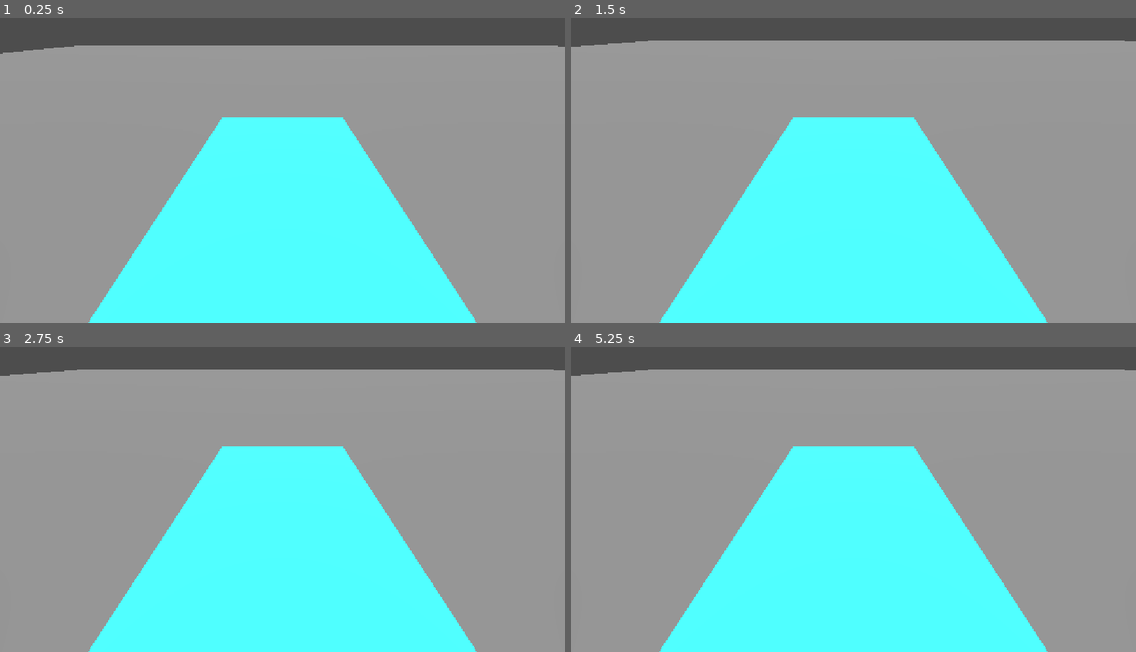
Above: before the commit, frames 1-4 (two rows, left to right).
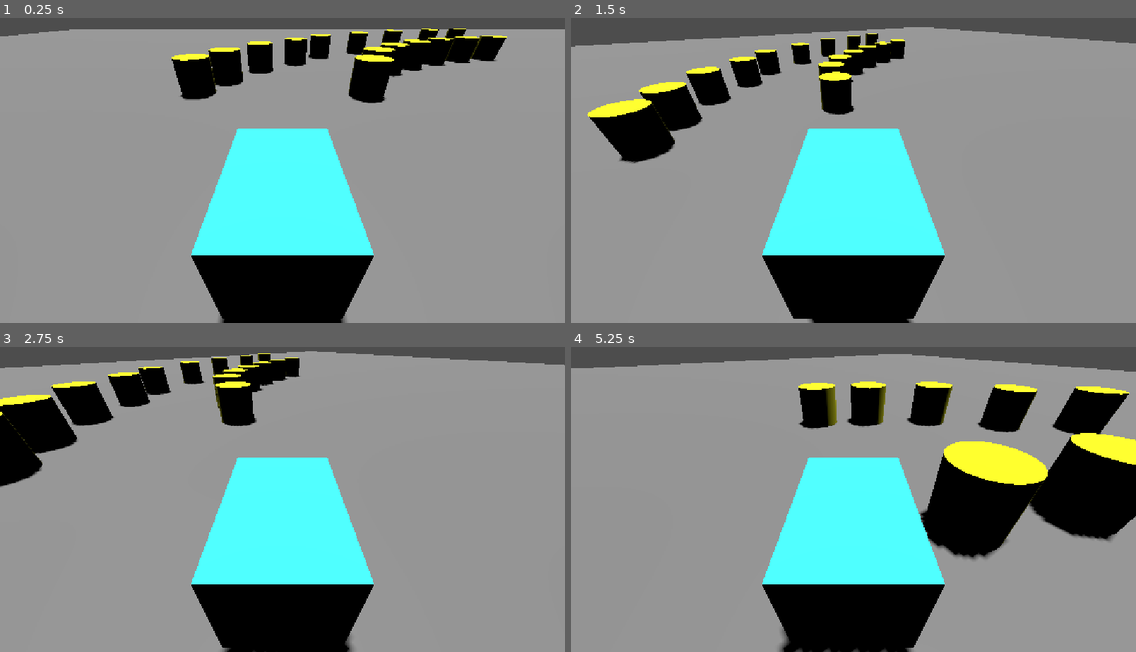
Above: after the commit, the same moments.

Repository: Xennozz/mk-like-project
Game: Godot game, scene res://main.tscn
Same seed, same stepped clock (60 frames per second), same inputs: the game is played once before the commit and once after it.
Inputs:
- Up to frame 1 (0.25 s): no input
- Up to frame 2 (1.5 s): hold D (steer_right, bound only after the commit) 0.53-1.28 s; hold Space (jump, bound only after the commit) 0.53-1.28 s; hold A (steer_left, bound only after the commit) from 1.28 s (still down); tap Space (jump, bound only after the commit) at 1.35 s
- Up to frame 3 (2.75 s): tap Space (jump, bound only after the commit) at 1.52, 1.82 s; release A (steer_left, bound only after the commit) at 2.03 s; hold D (steer_right, bound only after the commit) from 2.03 s (still down); hold Space (jump, bound only after the commit) from 2.03 s (still down)
- Up to frame 4 (5.25 s): release D (steer_right, bound only after the commit) at 2.78 s; release Space (jump, bound only after the commit) at 2.78 s; hold W (accelerate, bound only after the commit) 2.78-3.53 s; tap Space (jump, bound only after the commit) at 2.85, 3.02, 3.32, 4.35, 4.52, 4.82 s; hold Space (jump, bound only after the commit) 3.53-4.28 s; hold A (steer_left, bound only after the commit) from 3.53 s (still down); hold Space (jump, bound only after the commit) from 5.03 s (still down)

The runs differ from the first frame. In frame 1, 31% of the frame differs, in the area x 0-100%, y 3-100%; in frame 2, 29%; in frame 3, 30%; in frame 4, 38%, in the area x 0-100%, y 2-100%.

Commit message:
feat: implement basic kart drift

Diff:
--- a/kart.gd
+++ b/kart.gd
@@ -1,35 +1,74 @@
 extends CharacterBody3D
+
+enum DriftState {DRIVING, HOPPING, DRIFTING}
 
 @export var max_speed: float = 4.0
 @export var acceleration: float = 8.0
 @export var deceleration: float = 4.0
-@export var steering_speed: float = 25.0
-@export var fall_acceleration = 30.0
+@export var steering_speed: float = 60.0
+@export var drift_steering_speed: float = 100.0
+@export var fall_acceleration: float = 60.0
+@export var jump_impulse: float = 8.0
+@export_range(0.01, 1.0, 0.01) var drift_wide_turn_ratio: float = 0.5
+@export var drift_grip: float = 3.0
 
 var speed: float = 0.0
 var fall_speed: float = 0.0
+var drift_state := DriftState.DRIVING
+var drift_direction: float = 0.0
+var velocity_angle: float = 0.0
 
 
 func _physics_process(delta: float) -> void:
+	var grounded := is_on_floor()
+	var jump_held := Input.is_action_pressed("jump")
+	var steering := Input.get_axis("steer_right", "steer_left")
+
 	# Accelerate/decelerate
 	if Input.is_action_pressed("accelerate"):
 		speed = move_toward(speed, -max_speed, acceleration * delta)
 	else:
 		speed = move_toward(speed, 0, deceleration * delta)
 
-	# Fall
-	if is_on_floor():
-		fall_speed = 0.0
+	# Falling/Jumping
+	if grounded:
+		if Input.is_action_just_pressed("jump"):
+			fall_speed = jump_impulse
+			velocity_angle = atan2(global_basis.z.x, global_basis.z.z) # Current kart heading
+			drift_state = DriftState.HOPPING
+		else:
+			fall_speed = 0.0
 	else:
 		fall_speed -= fall_acceleration * delta
 
-	# Steering
-	var steering = Input.get_axis("steer_right", "steer_left")
-	rotate_y(steering * deg_to_rad(steering_speed) * delta)
+	if not jump_held or (drift_state == DriftState.DRIFTING and (not grounded or is_zero_approx(speed))):
+		drift_state = DriftState.DRIVING
+
+	# Rotate the heading of the kart
+	var turn_rate := steering * steering_speed
+	if drift_state == DriftState.DRIFTING:
+		var drift_input := steering * drift_direction
+		var turn_weight := (drift_input + 1.0) * 0.5
+		var wide_turn_speed := drift_steering_speed * drift_wide_turn_ratio
+		turn_rate = drift_direction * lerpf(wide_turn_speed, drift_steering_speed, turn_weight)
+	rotate_y(deg_to_rad(turn_rate) * delta)
+
+	# Rotate the course direction
+	var heading_angle := atan2(global_basis.z.x, global_basis.z.z) # Current kart heading
+	if drift_state == DriftState.DRIFTING:
+		velocity_angle = lerp_angle(velocity_angle, heading_angle, 1.0 - exp(-drift_grip * delta))
+	elif drift_state == DriftState.DRIVING:
+		velocity_angle = heading_angle
 
 	# Apply velocity
-	var forward = - global_basis.z
-	forward.y = 0.0
-	velocity = forward.normalized() * -speed
+	velocity = Vector3.FORWARD.rotated(Vector3.UP, velocity_angle) * -speed
 	velocity.y = fall_speed
 	move_and_slide()
+
+	# A held jump becomes a drift only once the hop lands while turning.
+	if drift_state == DriftState.HOPPING and is_on_floor():
+		if not is_zero_approx(speed) and not is_zero_approx(steering):
+			drift_direction = signf(steering)
+			drift_state = DriftState.DRIFTING
+		else:
+			drift_state = DriftState.DRIVING
--- a/main.tscn
+++ b/main.tscn
@@ -1,6 +1,7 @@
 [gd_scene format=3 uid="uid://berd07evqaa03"]
 
 [ext_resource type="PackedScene" uid="uid://b7u5rn57umkos" path="res://kart.tscn" id="1_ig7tw"]
+[ext_resource type="PackedScene" uid="uid://ctkjvdfwkuvv3" path="res://playground.tscn" id="2_0xm2m"]
 
 [sub_resource type="BoxMesh" id="BoxMesh_mjepr"]
 size = Vector3(60, 2, 60)
@@ -23,8 +24,10 @@
 transform = Transform3D(1, 0, 0, 0, 1, 0, 0, 0, 1, -4.1380663, 2, 0)
 
 [node name="Camera3D" type="Camera3D" parent="Kart" unique_id=1972730513]
-transform = Transform3D(1, 0, 0, 0, 0.8292747, 0.5588411, 0, -0.5588411, 0.8292747, 0, 1.13655, 0.9038503)
+transform = Transform3D(1, 0, 0, 0, 0.7976956, 0.6030603, 0, -0.6030603, 0.7976956, 0, 1.5771708, 1.3510509)
 
 [node name="DirectionalLight3D" type="DirectionalLight3D" parent="." unique_id=1727511453]
 transform = Transform3D(1, 0, 0, 0, -0.14262892, 0.98977625, 0, -0.98977625, -0.14262892, 0, 15.642, 4.928)
 shadow_enabled = true
+
+[node name="Playground" parent="." unique_id=593204105 instance=ExtResource("2_0xm2m")]
--- /dev/null
+++ b/playground.tscn
@@ -0,0 +1,80 @@
+[gd_scene format=3 uid="uid://ctkjvdfwkuvv3"]
+
+[sub_resource type="StandardMaterial3D" id="StandardMaterial3D_ig7tw"]
+albedo_color = Color(1, 1, 0.12156863, 1)
+
+[sub_resource type="CylinderMesh" id="CylinderMesh_5imyc"]
+material = SubResource("StandardMaterial3D_ig7tw")
+height = 1.0
+
+[node name="Playground" type="Node3D" unique_id=593204105]
+
+[node name="Cylinders" type="Node3D" parent="." unique_id=237524448]
+
+[node name="MeshInstance3D" type="MeshInstance3D" parent="Cylinders" unique_id=359481808]
+transform = Transform3D(1, 0, 0, 0, 1, 0, 0, 0, 1, -1.6621485, 0.5, -4.841561)
+mesh = SubResource("CylinderMesh_5imyc")
+
+[node name="MeshInstance3D2" type="MeshInstance3D" parent="Cylinders" unique_id=661476160]
+transform = Transform3D(1, 0, 0, 0, 1, 0, 0, 0, 1, -0.93536985, 0.5, -6.452293)
+mesh = SubResource("CylinderMesh_5imyc")
+
+[node name="MeshInstance3D3" type="MeshInstance3D" parent="Cylinders" unique_id=1037862009]
+transform = Transform3D(1, 0, 0, 0, 1, 0, 0, 0, 1, 0.09661329, 0.5, -7.5988293)
+mesh = SubResource("CylinderMesh_5imyc")
+
+[node name="MeshInstance3D4" type="MeshInstance3D" parent="Cylinders" unique_id=1253290783]
+transform = Transform3D(1, 0, 0, 0, 1, 0, 0, 0, 1, 1.3947304, 0.5, -8.523146)
+mesh = SubResource("CylinderMesh_5imyc")
+
+[node name="MeshInstance3D5" type="MeshInstance3D" parent="Cylinders" unique_id=2078862298]
+transform = Transform3D(1, 0, 0, 0, 1, 0, 0, 0, 1, 2.8984222, 0.5, -9.393707)
+mesh = SubResource("CylinderMesh_5imyc")
+
+[node name="MeshInstance3D6" type="MeshInstance3D" parent="Cylinders" unique_id=215208413]
+transform = Transform3D(1, 0, 0, 0, 1, 0, 0, 0, 1, 4.5095987, 0.5, -10.02679)
+mesh = SubResource("CylinderMesh_5imyc")
+
+[node name="MeshInstance3D7" type="MeshInstance3D" parent="Cylinders" unique_id=655516541]
+transform = Transform3D(1, 0, 0, 0, 1, 0, 0, 0, 1, 6.113779, 0.5, -10.471257)
+mesh = SubResource("CylinderMesh_5imyc")
+
+[node name="MeshInstance3D8" type="MeshInstance3D" parent="Cylinders" unique_id=778238732]
+transform = Transform3D(1, 0, 0, 0, 1, 0, 0, 0, 1, -6.685566, 0.5, -5.0694304)
+mesh = SubResource("CylinderMesh_5imyc")
+
+[node name="MeshInstance3D9" type="MeshInstance3D" parent="Cylinders" unique_id=1902700360]
+transform = Transform3D(1, 0, 0, 0, 1, 0, 0, 0, 1, -6.04483, 0.5, -6.368783)
+mesh = SubResource("CylinderMesh_5imyc")
+
+[node name="MeshInstance3D10" type="MeshInstance3D" parent="Cylinders" unique_id=546790300]
+transform = Transform3D(1, 0, 0, 0, 1, 0, 0, 0, 1, -5.0383453, 0.5, -7.9370894)
+mesh = SubResource("CylinderMesh_5imyc")
+
+[node name="MeshInstance3D11" type="MeshInstance3D" parent="Cylinders" unique_id=1157962964]
+transform = Transform3D(1, 0, 0, 0, 1, 0, 0, 0, 1, -3.5428941, 0.5, -9.361307)
+mesh = SubResource("CylinderMesh_5imyc")
+
+[node name="MeshInstance3D12" type="MeshInstance3D" parent="Cylinders" unique_id=84637684]
+transform = Transform3D(1, 0, 0, 0, 1, 0, 0, 0, 1, -2.2084923, 0.5, -10.92541)
+mesh = SubResource("CylinderMesh_5imyc")
+
+[node name="MeshInstance3D13" type="MeshInstance3D" parent="Cylinders" unique_id=84606532]
+transform = Transform3D(1, 0, 0, 0, 1, 0, 0, 0, 1, 0.116652966, 0.5, -12.342584)
+mesh = SubResource("CylinderMesh_5imyc")
+
+[node name="MeshInstance3D14" type="MeshInstance3D" parent="Cylinders" unique_id=962192349]
+transform = Transform3D(1, 0, 0, 0, 1, 0, 0, 0, 1, 2.6282275, 0.5, -13.663919)
+mesh = SubResource("CylinderMesh_5imyc")
+
+[node name="MeshInstance3D15" type="MeshInstance3D" parent="Cylinders" unique_id=2037383556]
+transform = Transform3D(1, 0, 0, 0, 1, 0, 0, 0, 1, 5.3354692, 0.5, -14.55442)
+mesh = SubResource("CylinderMesh_5imyc")
+
+[node name="MeshInstance3D16" type="MeshInstance3D" parent="Cylinders" unique_id=971396115]
+transform = Transform3D(1, 0, 0, 0, 1, 0, 0, 0, 1, 7.5200157, 0.5, -15.159491)
+mesh = SubResource("CylinderMesh_5imyc")
+
+[node name="MeshInstance3D17" type="MeshInstance3D" parent="Cylinders" unique_id=434738509]
+transform = Transform3D(1, 0, 0, 0, 1, 0, 0, 0, 1, 7.5200157, 0.5, -15.159491)
+mesh = SubResource("CylinderMesh_5imyc")
--- a/project.godot
+++ b/project.godot
@@ -24,17 +24,26 @@
 
 accelerate={
 "deadzone": 0.2,
-"events": [Object(InputEventKey,"resource_local_to_scene":fa …(140 unchanged characters)… d":false,"keycode":0,"physical_keycode":69,"key_label":0,"unicode":101,"location":0,"echo":false,"script":null)
+"events": [Object(InputEventKey,"resource_local_to_scene":fa …(140 unchanged characters)… d":false,"keycode":0,"physical_keycode":87,"key_label":0,"unicode":119,"location":0,"echo":false,"script":null)
+, Object(InputEventJoypadButton,"resource_local_to_scene":false,"resource_name":"","device":-1,"button_index":0,"pressure":0.0,"pressed":false,"script":null)
 ]
 }
 steer_left={
 "deadzone": 0.2,
-"events": [Object(InputEventKey,"resource_local_to_scene":fa …(140 unchanged characters)… d":false,"keycode":0,"physical_keycode":83,"key_label":0,"unicode":115,"location":0,"echo":false,"script":null)
+"events": [Object(InputEventKey,"resource_local_to_scene":fa …(140 unchanged characters)… d":false,"keycode":0,"physical_keycode":65,"key_label":0,"unicode":97,"location":0,"echo":false,"script":null)
+, Object(InputEventJoypadMotion,"resource_local_to_scene":false,"resource_name":"","device":-1,"axis":0,"axis_value":-1.0,"script":null)
 ]
 }
 steer_right={
 "deadzone": 0.2,
-"events": [Object(InputEventKey,"resource_local_to_scene":fa …(140 unchanged characters)… d":false,"keycode":0,"physical_keycode":70,"key_label":0,"unicode":102,"location":0,"echo":false,"script":null)
+"events": [Object(InputEventKey,"resource_local_to_scene":fa …(140 unchanged characters)… d":false,"keycode":0,"physical_keycode":68,"key_label":0,"unicode":100,"location":0,"echo":false,"script":null)
+, Object(InputEventJoypadMotion,"resource_local_to_scene":false,"resource_name":"","device":-1,"axis":0,"axis_value":1.0,"script":null)
+]
+}
+jump={
+"deadzone": 0.2,
+"events": [Object(InputEventKey,"resource_local_to_scene":false,"resource_name":"","device":-1,"window_id":0,"alt_pressed":false,"shift_pressed":false,"ctrl_pressed":false,"meta_pressed":false,"pressed":false,"keycode":0,"physical_keycode":32,"key_label":0,"unicode":32,"location":0,"echo":false,"script":null)
+, Object(InputEventJoypadMotion,"resource_local_to_scene":false,"resource_name":"","device":-1,"axis":5,"axis_value":1.0,"script":null)
 ]
 }
 
Not shown, added: docs/development/kart-physics.md
